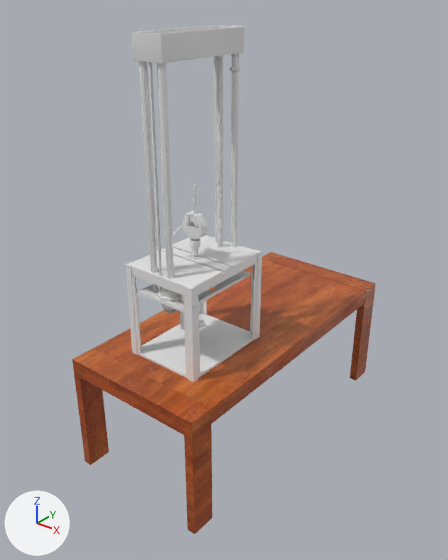
A saved change to the glTF model maquinaCompletaConmesamaterialprueba.gltf.
Camera for both pictures: a 50 mm camera at (3.17, -4.22, 4.12) aimed at (-0.04, -0.21, 1.63). The axes (+X, +Y, +Z) are drawn at lower left. The lights are the same throughout. Where no turn or scale is listed for an object, it has been applied to the vertices.

The first picture shows '10961914', 'defaultMaterial'.
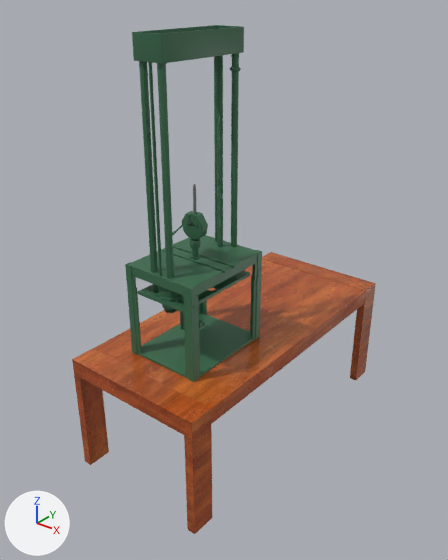
Edits to the bpy script that builds the scene:
```text
Add mat_material_002:
    mat_material_002 = principled_material('Material.002')
    mat_material_002.base_color = (0.0411, 0.147, 0.073)  # dark green #396b4c
Change me_75767:
    where me_75767.from_pydata(...)  # 17621 vertices, 35439 faces; spans x -0.36..0.38, y -0.46..0.46, z -0.86..1.78
    add me_75767.materials.append(mat_material_002)  # dark green #396b4c
```

Where the change shows, as pixel boxes [x1, y1, x2, y2] in the pictures (448 x 560 px):
'10961914', recoloured (grey to green): [125, 25, 262, 382] in both
